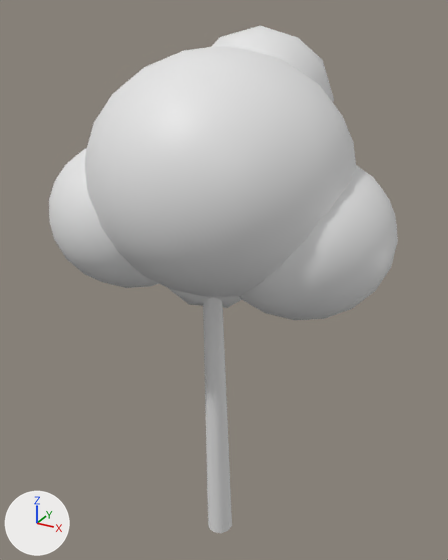
Two versions of the glTF model assets/models/tree_birch.glb, one commit apart.
Camera for both pictures: a camera (50 mm lens) standing at (4.54, -7.96, 9.29) and looking at (-0.05, 0.38, 5.12). The axes (+X, +Y, +Z) are drawn at lower left. The lights are the same throughout. The picture after the commit comes second. Vertices at exactly the same position are counted once.

The first picture shows 'leaves', 'wood'.
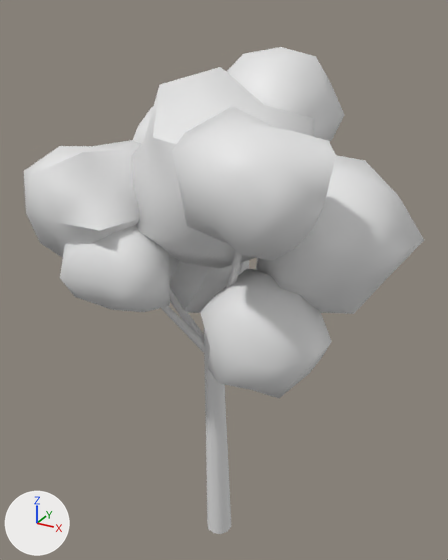
What differs and where, as boxes [x1, y1, x2, y2] in the pictures (448 x 560 px):
'leaves', reshaped (15% wider, 19% taller): before [49, 26, 398, 320]; after [24, 47, 424, 398]
part 1 of me_leaves, rebuilt (33% narrower, 20% shorter): before [85, 46, 356, 298]; after [132, 67, 314, 269]
part 2 of me_leaves, rebuilt: before [239, 165, 398, 320]; after [256, 155, 424, 314]
part 3 of me_leaves, rebuilt: before [49, 148, 159, 288]; after [24, 140, 141, 258]
part 4 of me_leaves, rebuilt: before [211, 26, 334, 102]; after [226, 47, 344, 142]
part 5 of me_leaves, rebuilt: before [170, 289, 242, 308]; after [170, 260, 249, 313]
part 6 of me_leaves, added: after [172, 107, 336, 261]
part 7 of me_leaves, added: after [133, 107, 153, 144]
part 8 of me_leaves, added: after [200, 269, 332, 398]
part 9 of me_leaves, added: after [60, 225, 179, 312]

The edits, one by one:
me_leaves is used by ob_leaves; location (0.0, 0.0, 0.0).
me_leaves had 570 vertices, 1120 faces and spanned x -2.5..2.7, y -2.0..2.2, z 4.56..9.04.
me_leaves now has 378 vertices, 720 faces and spans x -2.87..2.99, y -2.25..2.55, z 3.86..8.72.
me_leaves part 1: the loose piece of 162 vertices spanning x -1.9..2.1, y -2.0..2.0, z 5.21..8.81 is rebuilt with 42 vertices and now spans x -1.4..1.49, y -1.3..1.35, z 5.5..8.53.
me_leaves part 2: the loose piece of 162 vertices spanning x -0.1..2.7, y -1.05..1.75, z 4.9..7.42 is rebuilt with 42 vertices and now spans x 0.52..2.99, y -0.94..1.54, z 5.16..7.32.
me_leaves part 3: the loose piece of 162 vertices spanning x -2.5..0.1, y -1.75..0.85, z 5.19..7.53 is rebuilt with 42 vertices and now spans x -2.87..-0.56, y -1.65..0.73, z 5.37..7.4.
me_leaves part 4: the loose piece of 42 vertices spanning x -0.89..1.29, y -0.1..2.2, z 6.97..9.04 is rebuilt with 42 vertices and now spans x -0.74..1.31, y 0.59..2.55, z 6.6..8.72.
me_leaves part 5: the loose piece of 42 vertices spanning x -1.35..0.65, y -0.5..1.6, z 4.56..6.45 is rebuilt with 42 vertices and now spans x -1.72..0.08, y -0.2..1.78, z 4.33..6.22.
me_leaves part 6: a new loose piece of 42 vertices spanning x 0.29..2.33, y -2.25..-0.3, z 6.42..8.17.
me_leaves part 7: a new loose piece of 42 vertices spanning x -2.42..-0.5, y 0.3..2.39, z 6.07..7.99.
me_leaves part 8: a new loose piece of 42 vertices spanning x 0.33..2.1, y -1.46..0.48, z 3.86..5.81.
me_leaves part 9: a new loose piece of 42 vertices spanning x -2.07..-0.16, y -1.72..-0.03, z 4.81..6.47.
